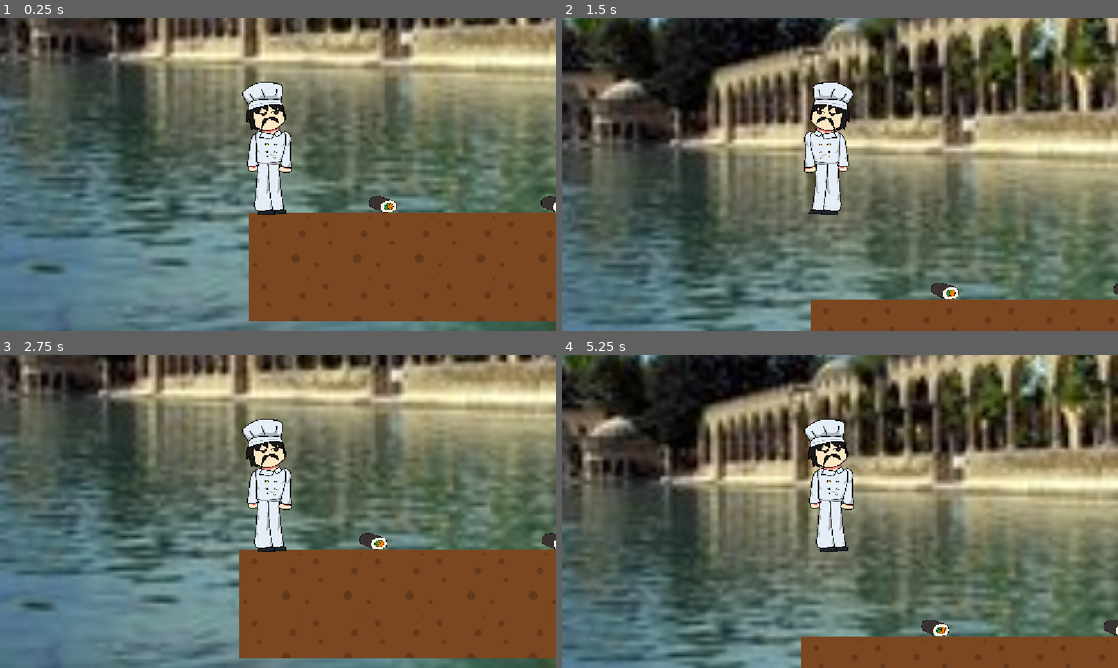
Above: before the commit, frames 1-4 (two rows, left to right).
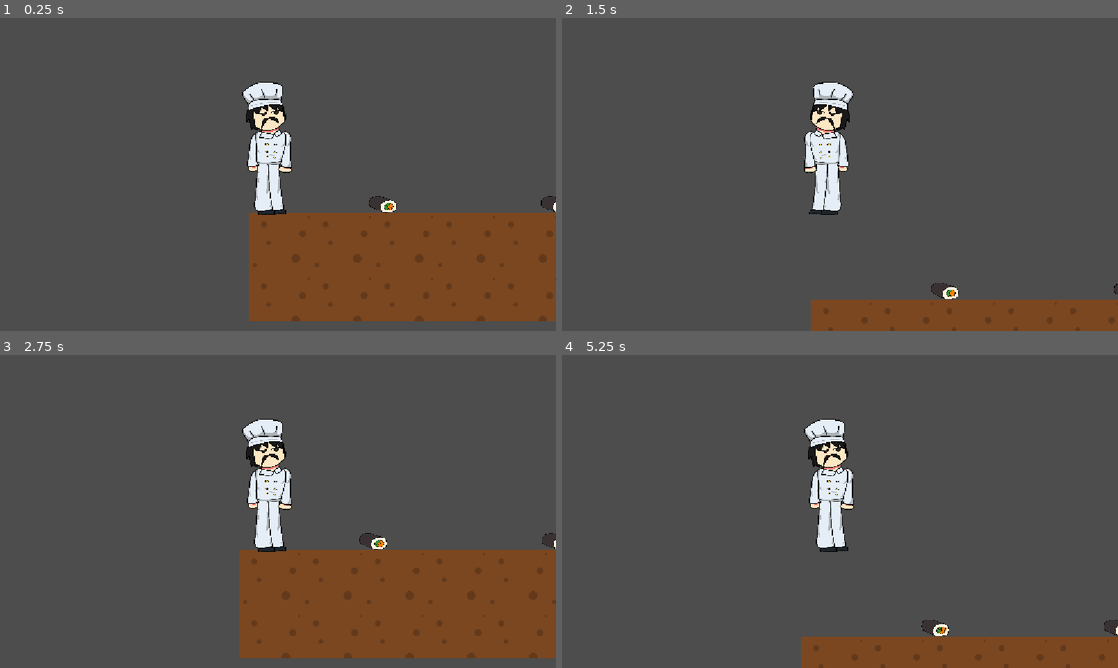
Above: after the commit, the same moments.

Repository: buozelbirhesap/cikofte-oyunu
Game: Godot game, scene res://leveller/LEVEL-8.tscn
Same seed, same stepped clock (60 frames per second), same inputs: the game is played once before the commit and once after it. This scene is started directly instead of the project's main scene.
Inputs:
- Up to frame 1 (0.25 s): no input
- Up to frame 2 (1.5 s): tap Right (sag) at 0.6 s; tap Space (jump) at 0.77 s; tap Left (sol) at 1.35 s
- Up to frame 3 (2.75 s): tap Space (jump) at 1.52 s; tap Right (sag) at 2.1 s
- Up to frame 4 (5.25 s): tap Enter at 2.75 s; tap Left (sol) at 2.85, 4.35 s; tap Space (jump) at 3.02, 3.77, 4.52 s; tap Right (sag) at 3.6, 5.1 s

The runs differ from the first frame. In frame 1, 61% of the frame differs, in the area x 0-100%, y 0-100%; in frame 2, 72%; in frame 3, 60%; in frame 4, 72%.

Commit message:
lllala

Diff:
--- a/leveller/LEVEL-8.tscn
+++ b/leveller/LEVEL-8.tscn
@@ -1,11 +1,19 @@
 [gd_scene format=4 uid="uid://lk5w82pgb2mx"]
 
+[ext_resource type="Script" uid="uid://caar2uvs67vti" path="res://leveller/durum.gd" id="1_5y68d"]
 [ext_resource type="Texture2D" uid="uid://d2fa8180giulo" path="res://WhatsApp Image 2026-11-15 at 12.32.59.jpeg" id="1_uvg5k"]
 [ext_resource type="Texture2D" uid="uid://dvsjx4qm8xinm" path="res://yer/5.png" id="2_2hj8u"]
+[ext_resource type="Texture2D" uid="uid://dxuhnnarwjpmq" path="res://malzemeler/Dürüm.png" id="2_hcrmi"]
 [ext_resource type="PackedScene" uid="uid://das5vpfg05cxi" path="res://karakter.tscn" id="3_5y68d"]
 [ext_resource type="PackedScene" uid="uid://yf7vuua4m0bv" path="res://düsman.tscn" id="4_hcrmi"]
 [ext_resource type="PackedScene" uid="uid://lox3cmpdbax5" path="res://jumppad.tscn" id="5_j7c4d"]
 [ext_resource type="AudioStream" uid="uid://damvqq8up0hv3" path="res://ses/Paşam Urfa Sıra Gecesi    Urfalıyam Ezelden Clup Remix.mp3" id="6_7o8uc"]
+
+[sub_resource type="RectangleShape2D" id="RectangleShape2D_uj04i"]
+size = Vector2(186.5, 120)
+
+[sub_resource type="RectangleShape2D" id="RectangleShape2D_p5viw"]
+size = Vector2(217, 135.5)
 
 [sub_resource type="TileSetAtlasSource" id="TileSetAtlasSource_575th"]
 texture = ExtResource("2_2hj8u")
@@ -785,7 +793,28 @@
 
 [node name="Node2D" type="Node2D" unique_id=638177290]
 
+[node name="Durum" type="RigidBody2D" parent="." unique_id=1979505966]
+position = Vector2(4378, -538)
+script = ExtResource("1_5y68d")
+
+[node name="Dürüm" type="Sprite2D" parent="Durum" unique_id=1842524350]
+position = Vector2(1.0000038, 6.0000005)
+scale = Vector2(0.13598648, 0.13696286)
+texture = ExtResource("2_hcrmi")
+
+[node name="CollisionShape2D" type="CollisionShape2D" parent="Durum" unique_id=262430390]
+position = Vector2(17, -3)
+shape = SubResource("RectangleShape2D_uj04i")
+
+[node name="Area2D" type="Area2D" parent="Durum" unique_id=644359586]
+
+[node name="CollisionShape2D" type="CollisionShape2D" parent="Durum/Area2D" unique_id=509972287]
+position = Vector2(18.5, -10.25)
+shape = SubResource("RectangleShape2D_p5viw")
+debug_color = Color(0.7736719, 0.4231878, 0.35782677, 0.41960785)
+
 [node name="Sprite2D" type="Sprite2D" parent="." unique_id=1729998860]
+visible = false
 position = Vector2(2385.875, -225.87508)
 scale = Vector2(8.543879, 8.321744)
 texture = ExtResource("1_uvg5k")
@@ -832,3 +861,5 @@
 [node name="AudioStreamPlayer2D" type="AudioStreamPlayer2D" parent="." unique_id=2140881273]
 stream = ExtResource("6_7o8uc")
 autoplay = true
+
+[connection signal="body_entered" from="Durum/Area2D" to="Durum" method="_on_area_2d_body_entered"]
--- /dev/null
+++ b/leveller/durum.gd
@@ -0,0 +1,5 @@
+extends RigidBody2D
+
+func _on_area_2d_body_entered(body: Node2D) -> void:
+	if body.name == "CharacterBody2D":
+		get_tree().change_scene_to_file.call_deferred("res://leveller/winscreen.tscn")
--- /dev/null
+++ b/leveller/winscreen.tscn
@@ -0,0 +1,57 @@
+[gd_scene format=3 uid="uid://8b8uy7uvac7o"]
+
+[ext_resource type="Texture2D" uid="uid://d2fa8180giulo" path="res://WhatsApp Image 2026-11-15 at 12.32.59.jpeg" id="1_ehxyi"]
+[ext_resource type="Texture2D" uid="uid://bj5cf6warsfxf" path="res://karakterler/urfalıusta.png" id="2_pd04t"]
+[ext_resource type="Texture2D" uid="uid://dxuhnnarwjpmq" path="res://malzemeler/Dürüm.png" id="3_2gb7w"]
+
+[node name="Node2D" type="Node2D" unique_id=159648305]
+
+[node name="Label" type="Label" parent="." unique_id=1516116537]
+z_index = 1
+texture_filter = 1
+anchors_preset = 8
+anchor_left = 0.5
+anchor_top = 0.5
+anchor_right = 0.5
+anchor_bottom = 0.5
+offset_left = 358.0
+offset_top = 247.00002
+offset_right = 740.83057
+offset_bottom = 1015.7506
+grow_horizontal = 2
+grow_vertical = 2
+scale = Vector2(4.0391655, 4.35113)
+theme_override_font_sizes/font_size = 61
+text = "❤️"
+
+[node name="WhatsAppImage20261115At12_32_59" type="Sprite2D" parent="." unique_id=344943677]
+modulate = Color(0.62779766, 0.6002109, 0.56122017, 1)
+position = Vector2(594.25, 354.75)
+scale = Vector2(1.6265306, 1.5905077)
+texture = ExtResource("1_ehxyi")
+
+[node name="Urfalıusta" type="Sprite2D" parent="." unique_id=917790244]
+position = Vector2(256, 475)
+scale = Vector2(0.3474121, 0.33300784)
+texture = ExtResource("2_pd04t")
+
+[node name="Dürüm" type="Sprite2D" parent="." unique_id=1688199157]
+position = Vector2(841.99994, 477.99997)
+scale = Vector2(0.20759565, 0.36093226)
+texture = ExtResource("3_2gb7w")
+
+[node name="Label2" type="Label" parent="." unique_id=444704536]
+z_index = 2
+offset_left = 487.99997
+offset_top = 107.99999
+offset_right = 598.0
+offset_bottom = 131.0
+scale = Vector2(3.3192554, 8.027156)
+
+[node name="Label3" type="Label" parent="." unique_id=252202813]
+offset_left = 395.0
+offset_top = 72.0
+offset_right = 768.0
+offset_bottom = 158.0
+theme_override_font_sizes/font_size = 62
+text = "KAZANDINIZ!!"
Not shown, added: leveller/durum.gd.uid
